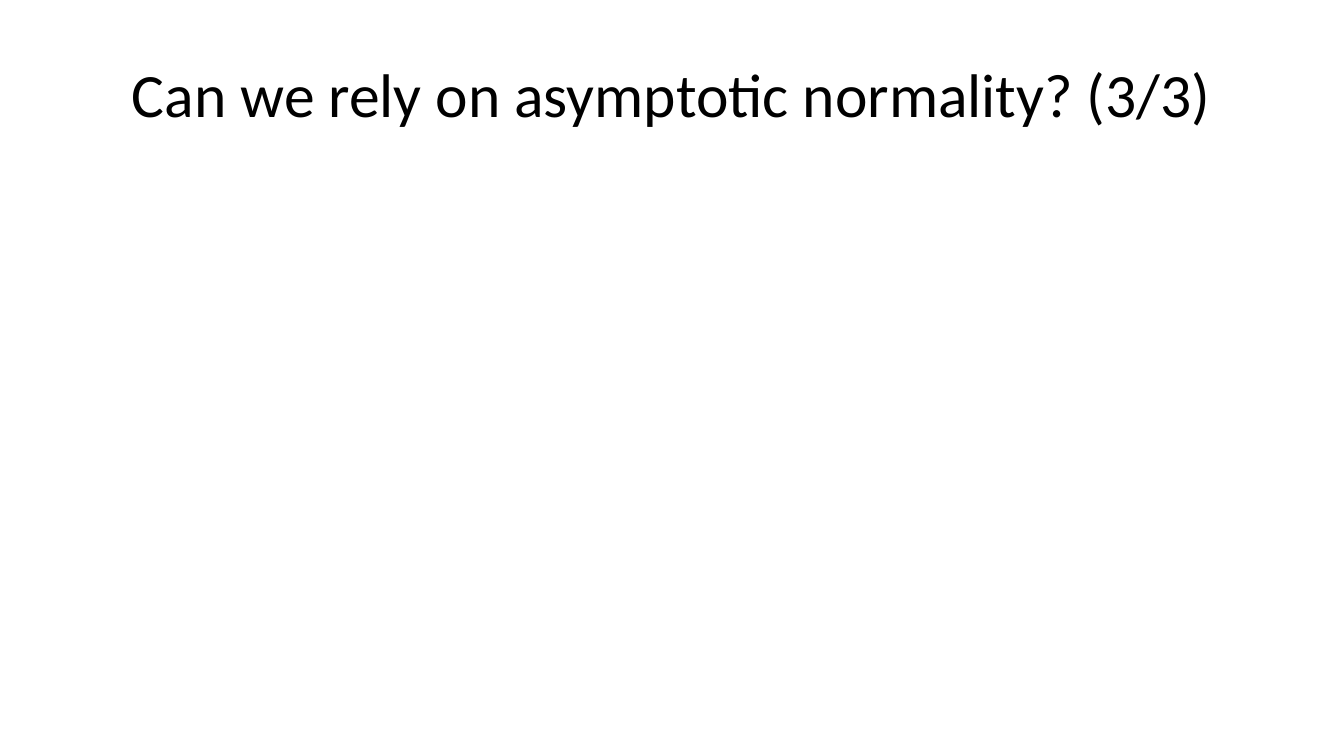
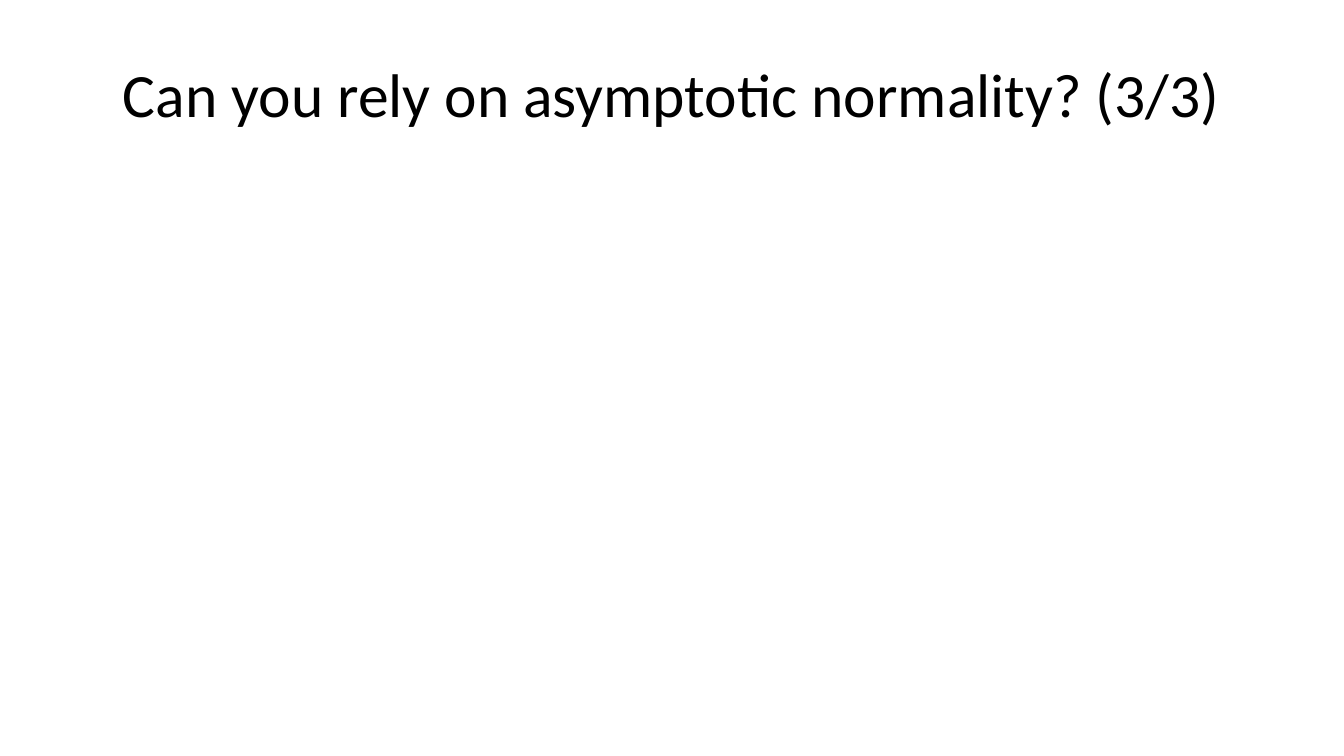
Before and after one commit to pmean/papers-and-presentations, a slide deck: slide 9 of bootstrap/src/bootstrap-slides.pptx. Drawn at 1344x756 pixels with LibreOffice and Linux fonts; fonts in the diff are those of the drawing. Boxes give left, top, right and bottom in pixels: in the first picture for what was removed or moved away, otherwise in the second. Text is boxed around its words. In the diff, an @@ line names an element or a change of style, - is before the commit and + after.

```diff
--- a/bootstrap/src/bootstrap-slides.pptx
+++ b/bootstrap/src/bootstrap-slides.pptx
@@ title at (x1=123, y1=72, x2=1219, y2=127): text changed @@
-Can we rely on asymptotic normality? (3/3)
+Can you rely on asymptotic normality? (3/3)
```
Also in this commit, not shown: 16 other slides changed, 8 slides added, 6 slides removed, 6 other files.
